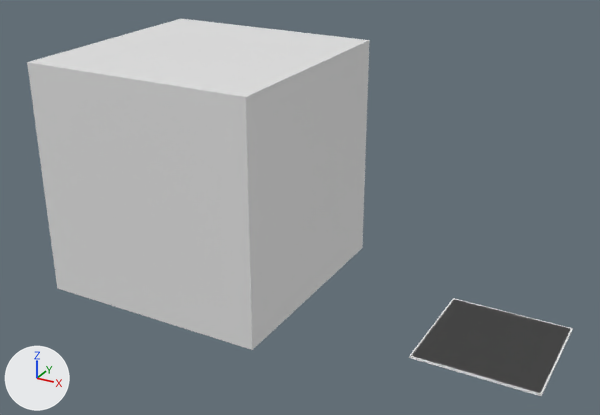
A saved change to the Blender file Assets_Files/Environment/Floor_Tiles/Floor_Tiles.blend.
Both versions are drawn from a 50 mm lens placed at (1.34, -5.57, 3.56), pointed at (-1.65, -0.13, 0.85). Every picture has the same lights, and +X, +Y and +Z are marked at lower left.
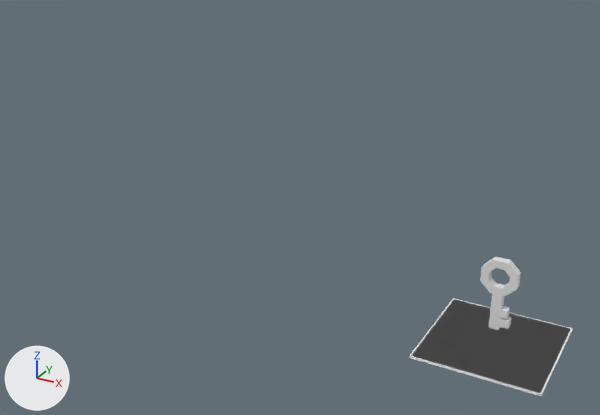
Changed parts and their boxes (x1, y1, x2, y2) in the pictures (600 x 415 px):
'Cube', deleted: before (27, 19, 369, 350)
'Key', added: after (480, 257, 521, 330)

Patch to the scene script:
```diff
--- a/Assets_Files/Environment/Floor_Tiles/Floor_Tiles.blend.py
+++ b/Assets_Files/Environment/Floor_Tiles/Floor_Tiles.blend.py
@@ me_cube_004 @@
+me_cube_004.from_pydata(...)  # 64 vertices, 64 faces; spans x -0.14..0.14, y -0.032..0.032, z 0.136..0.716
+me_cube_004.polygons.foreach_set('use_smooth', [True] * 64)
@@ ob_cube @@
-ob_cube = bpy.data.objects.new('Cube', me_cube_002)
-ob_cube.location = (-2.583, 0.0, 1.0)
@@ ob_key @@
+ob_key = bpy.data.objects.new('Key', me_cube_004)
+ob_key.location = (0.0, 0.0, 0.0)
```
